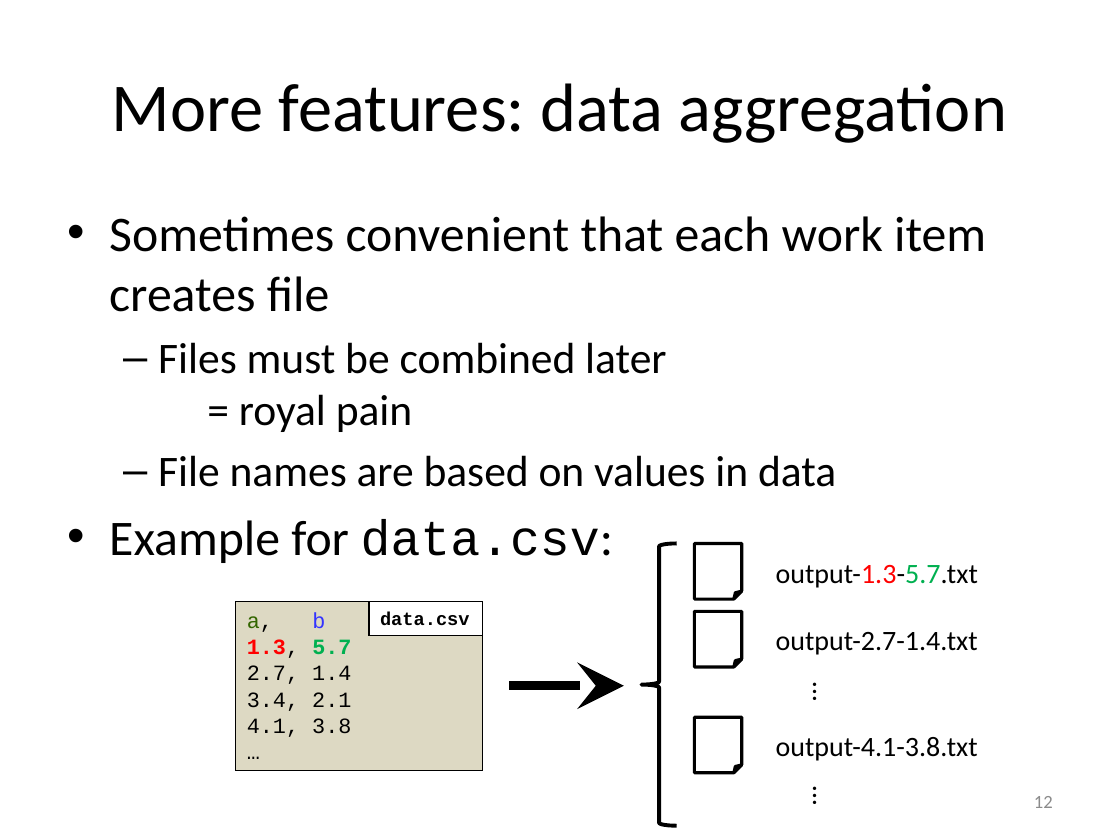
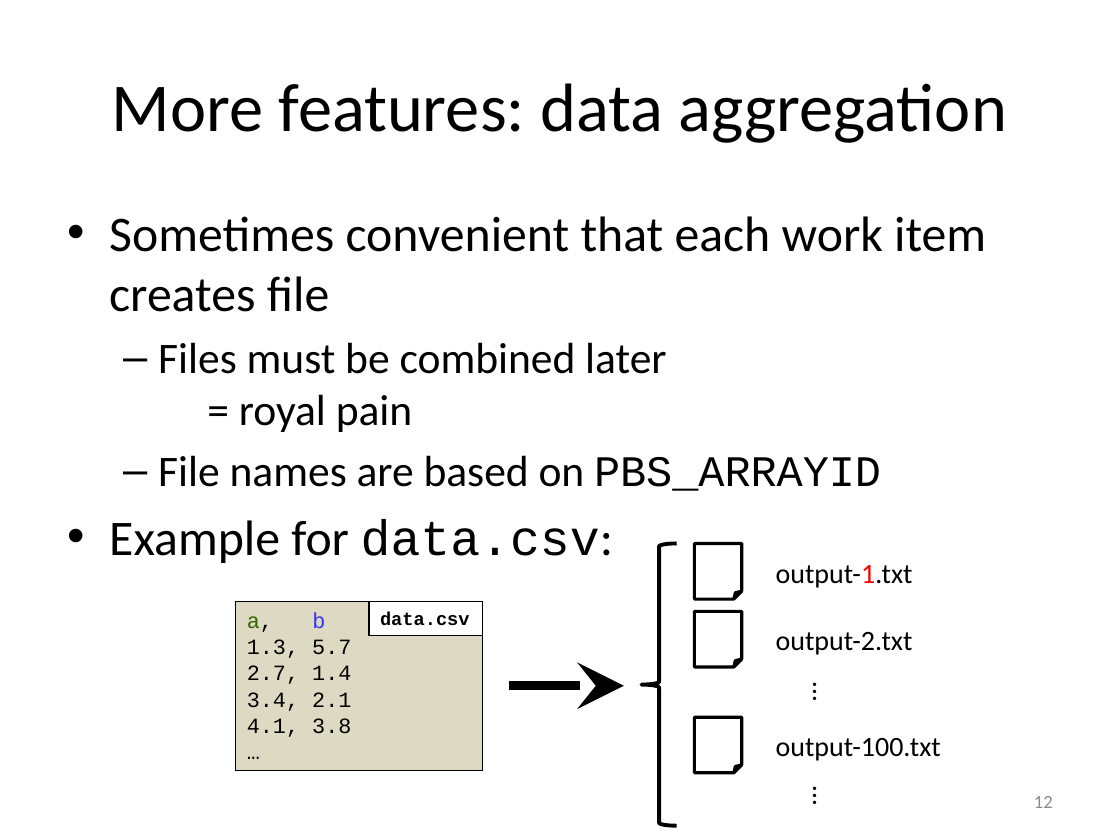
Before and after one commit to gjbex/atools, a slide deck: slide 12 of atools.pptx. Drawn at 1120x840 pixels with LibreOffice and Linux fonts; fonts in the diff are those of the drawing. Boxes give left, top, right and bottom in pixels: in the first picture for what was removed or moved away, otherwise in the second. Text is boxed around its words. In the diff, an @@ line names an element or a change of style, - is before the commit and + after.

```diff
--- a/atools.pptx
+++ b/atools.pptx
@@ text at (x1=158, y1=455, x2=881, y2=491): text changed @@
-  – File names are based on values in data
+  – File names are based on PBS_ARRAYID
@@ text at (x1=776, y1=565, x2=913, y2=588): text changed @@
-output-1.3-5.7.txt
+output-1.txt
@@ text in rectangle at (x1=247, y1=639, x2=351, y2=658): text colour #FF0000 to #000000 in "1.3,"; text colour #00B050 to #000000 in "5.7"; bold off in "1.3, 5.7" @@
@@ text at (x1=776, y1=632, x2=913, y2=655): text changed @@
-output-2.7-1.4.txt
+output-2.txt
@@ text at (x1=776, y1=738, x2=941, y2=761): text changed @@
-output-4.1-3.8.txt
+output-100.txt
```
Also in this commit, not shown: 10 other slides changed, 1 slide added, 9 slides removed.
